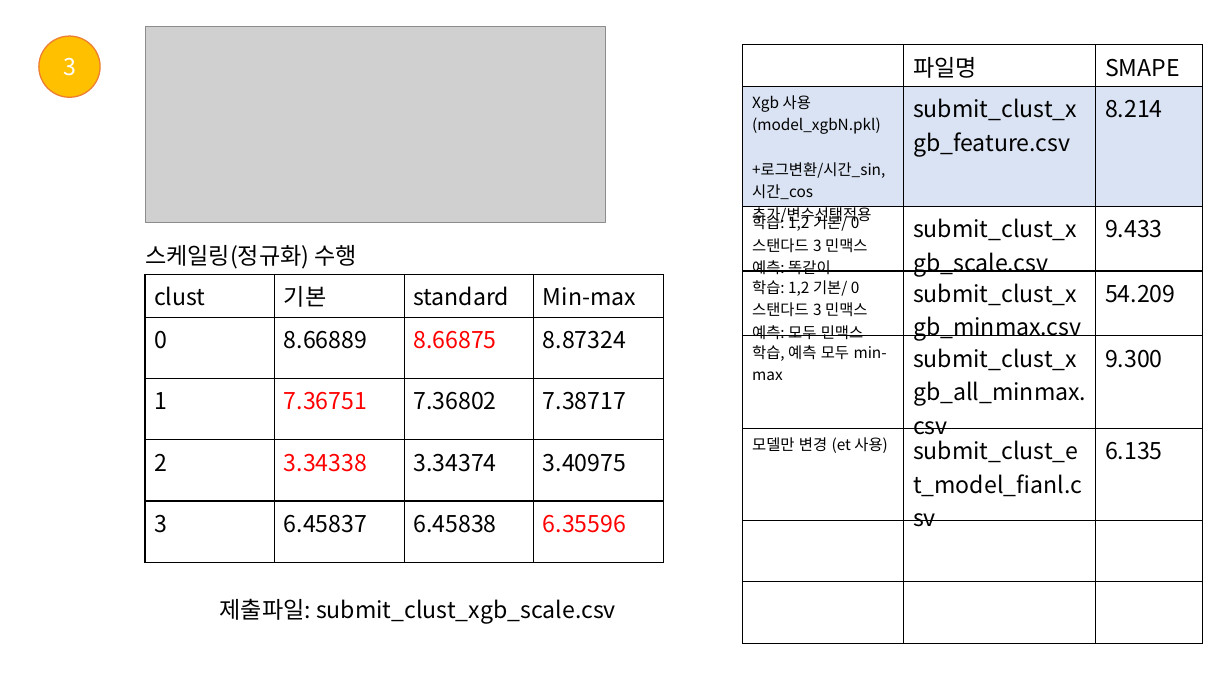
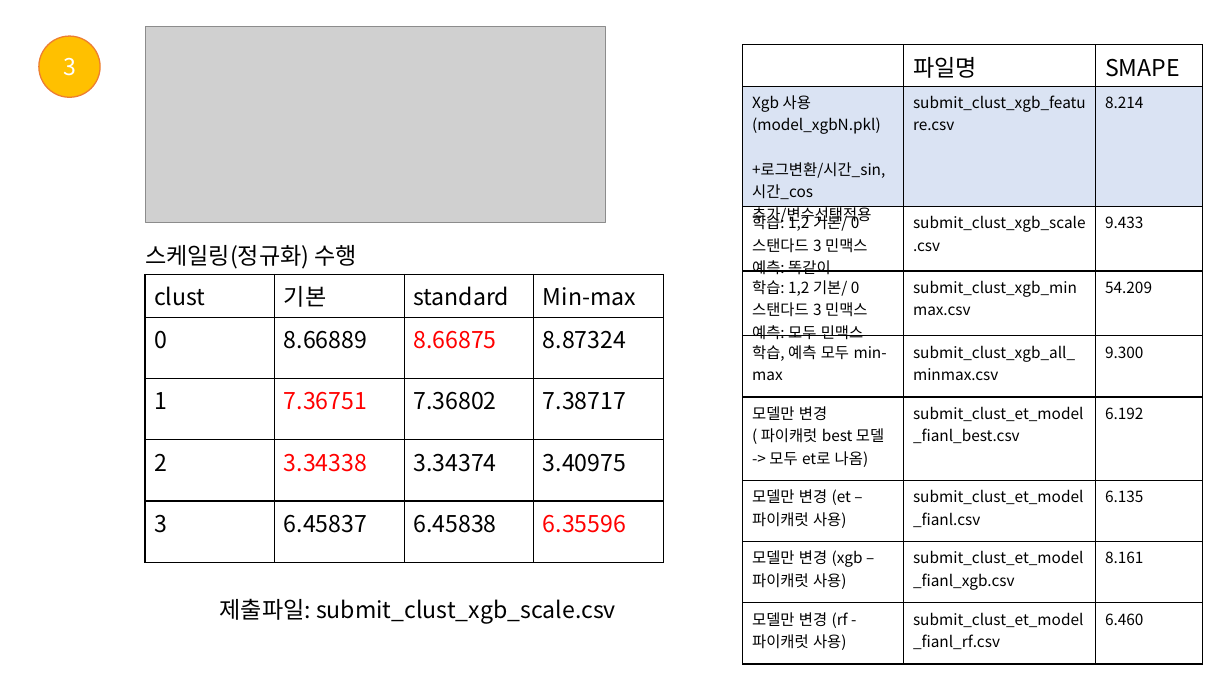
Before and after one commit to 2023dacon/Power-usage-Prediction, a slide deck: slide 12 of 파일/대회.pptx. Drawn at 1232x693 pixels with LibreOffice and Linux fonts; fonts in the diff are those of the drawing; grey boxes stand for pictures. Boxes give left, top, right and bottom in pixels: in the first picture for what was removed or moved away, otherwise in the second. Text is boxed around its words. In the diff, an @@ line names an element or a change of style, - is before the commit and + after.

```diff
--- a/파일/대회.pptx
+++ b/파일/대회.pptx
@@ table at box(743, 44, 1202, 654) @@
-row 6: 모델만 변경 (et 사용) | submit_clust_et_model_fianl.csv | 6.135
-row 7:  |  | 
-row 8:  |  | 
+row 6: 모델만 변경 ( 파이캐럿 best 모델 -> 모두 et로 나옴) | submit_clust_et_model_fianl_best.csv | 6.192
+row 7: 모델만 변경 (et – 파이캐럿 사용) | submit_clust_et_model_fianl.csv | 6.135
+row 8: 모델만 변경 (xgb –파이캐럿 사용) | submit_clust_et_model_fianl_xgb.csv | 8.161
+row 9: 모델만 변경 (rf - 파이캐럿 사용) | submit_clust_et_model_fianl_rf.csv | 6.460
```
Also in this commit, not shown: 2 other slides changed, 1 slide added.
